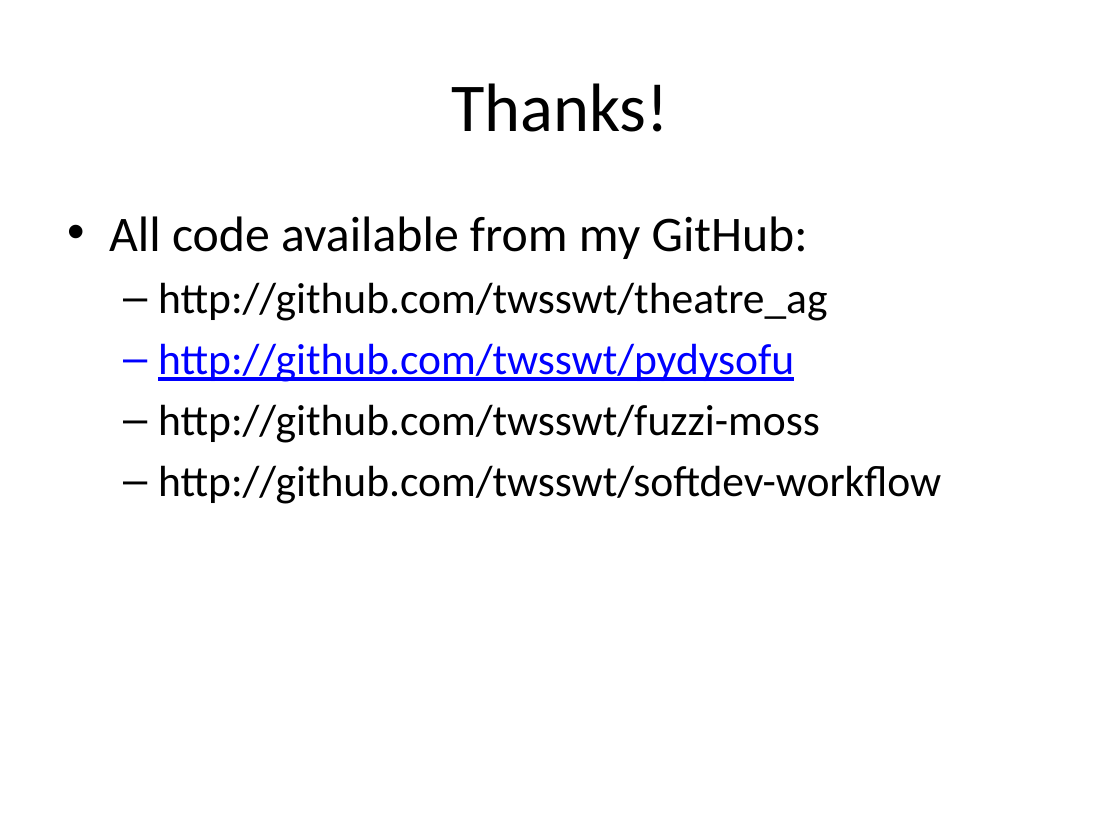
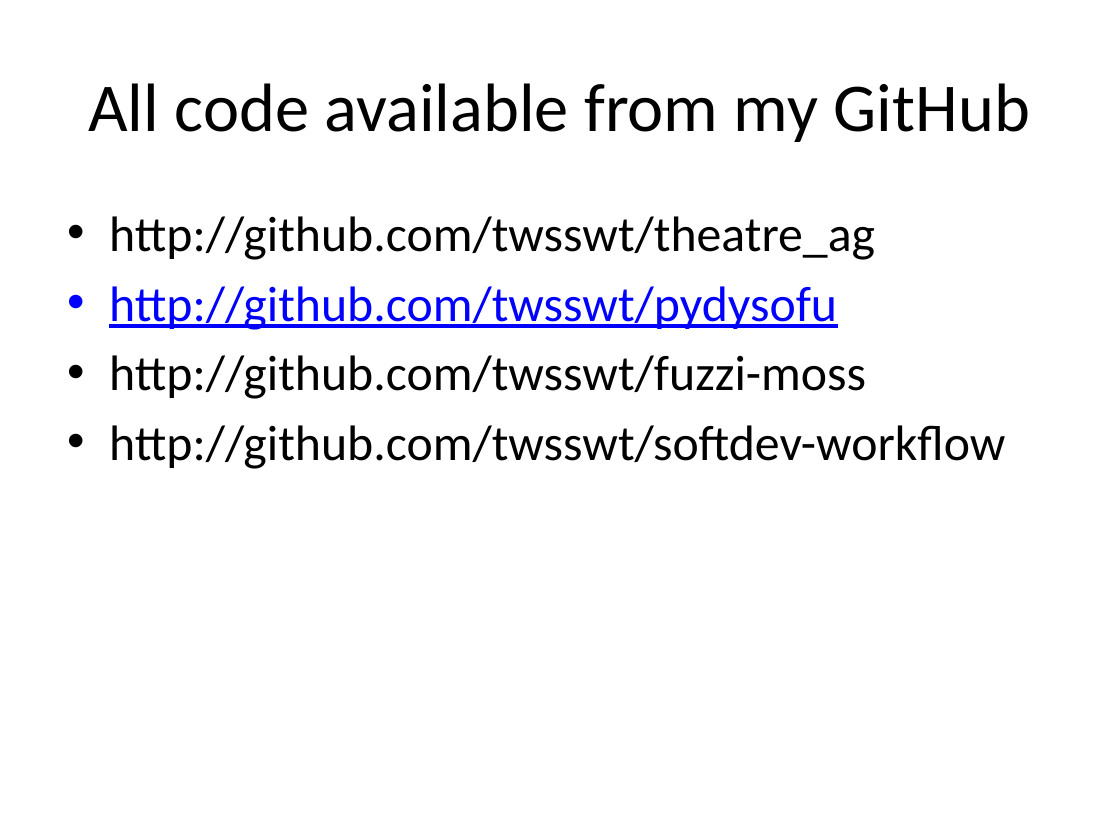
Before and after one commit to probablytom/fuzzi-moss-paper, a slide deck: slide 2 of Presentation.pptx (slide 27 before the commit). Drawn at 1120x840 pixels with LibreOffice and Linux fonts; fonts in the diff are those of the drawing. Boxes give left, top, right and bottom in pixels: in the first picture for what was removed or moved away, otherwise in the second. Text is boxed around its words. In the diff, an @@ line names an element or a change of style, - is before the commit and + after.

```diff
--- a/Presentation.pptx
+++ b/Presentation.pptx
@@ title at bbox=[88, 83, 1030, 142]: text changed @@
-Thanks!
+All code available from my GitHub
@@ text "http://github.com/twsswt/theatre_ag" at bbox=[109, 216, 1005, 469]: size 28 to 32 pt; bullet – to •; list level 2 to 1 in "http://github.com/twsswt/theatre_ag"; list level 2 to 1 in "http://github.com/twsswt/pydysofu"; list level 2 to 1 in "http://github.com/twsswt/fuzzi-moss"; list level 2 to 1 in "http://github.com/twsswt/softdev-workflow" @@
@@ text at bbox=[109, 216, 808, 259]: paragraph removed @@
-• All code available from my GitHub:
```
Also in this commit, not shown: 10 other slides changed, 6 slides added, 1 slide removed.
